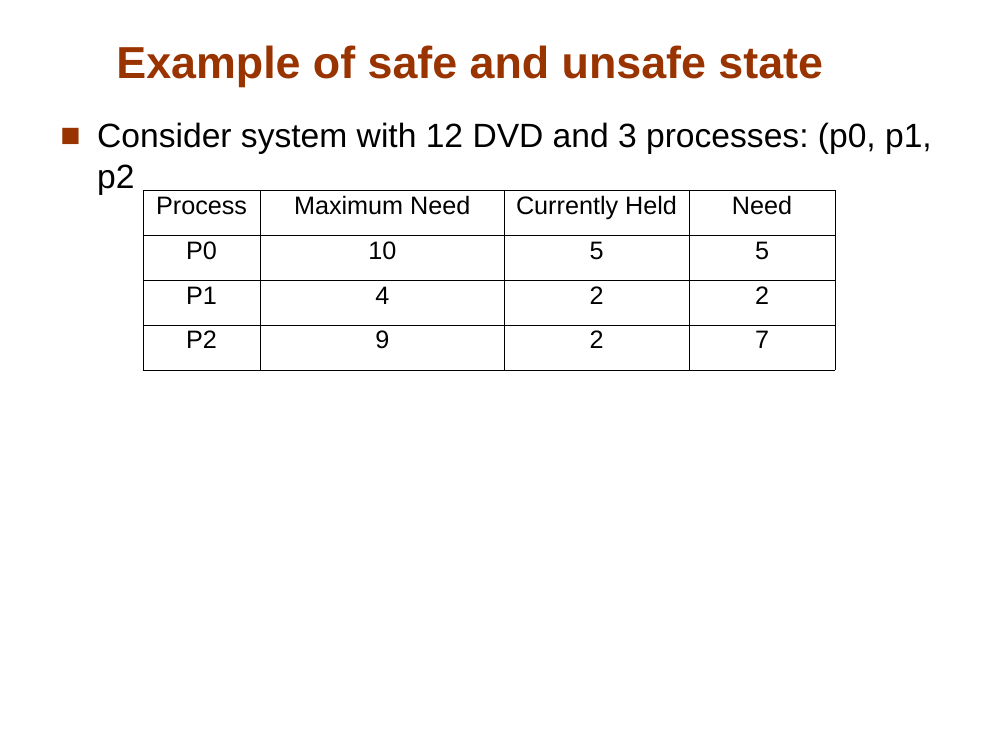
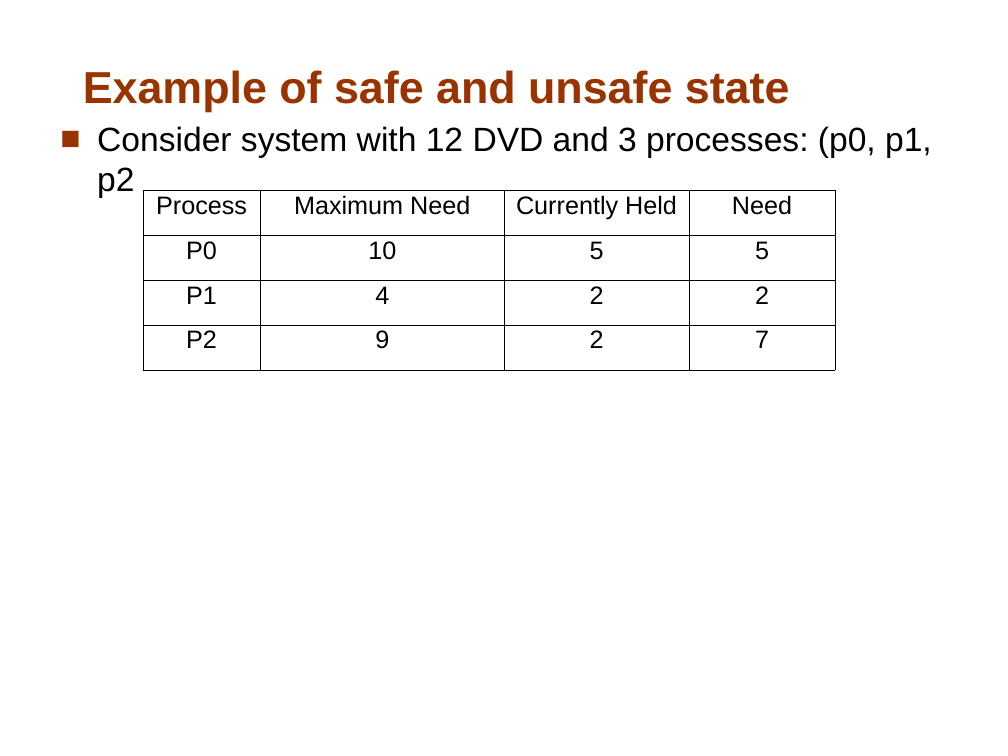
Before and after one commit to AyanRuzdan/redrum, a slide deck: slide 23 of CSE316 OPERATING_SYSTEMS/OS/Unit-4/Unit-4_Deadlocks.ppt. Drawn at 1008x756 pixels with LibreOffice and Linux fonts; fonts in the diff are those of the drawing; background and template pictures are left out. Boxes give left, top, right and bottom in pixels: in the first picture for what was removed or moved away, otherwise in the second. Text is boxed around its words. In the diff, an @@ line names an element or a change of style, - is before the commit and + after.

```diff
--- a/CSE316 OPERATING_SYSTEMS/OS/Unit-4/Unit-4_Deadlocks.ppt
+++ b/CSE316 OPERATING_SYSTEMS/OS/Unit-4/Unit-4_Deadlocks.ppt
@@ text "Example of safe and unsafe ...": place and size @@
-text "Example of safe and unsafe ..." at (116, 45, 823, 87)
+text "Example of safe and unsafe ..." at (83, 70, 790, 112)
@@ text "Consider system with 12 DVD ...": place and size @@
-text "Consider system with 12 DVD ..." at (97, 122, 932, 195)
+text "Consider system with 12 DVD ..." at (97, 126, 932, 198)
```
Also in this commit, not shown: 11 other files.
